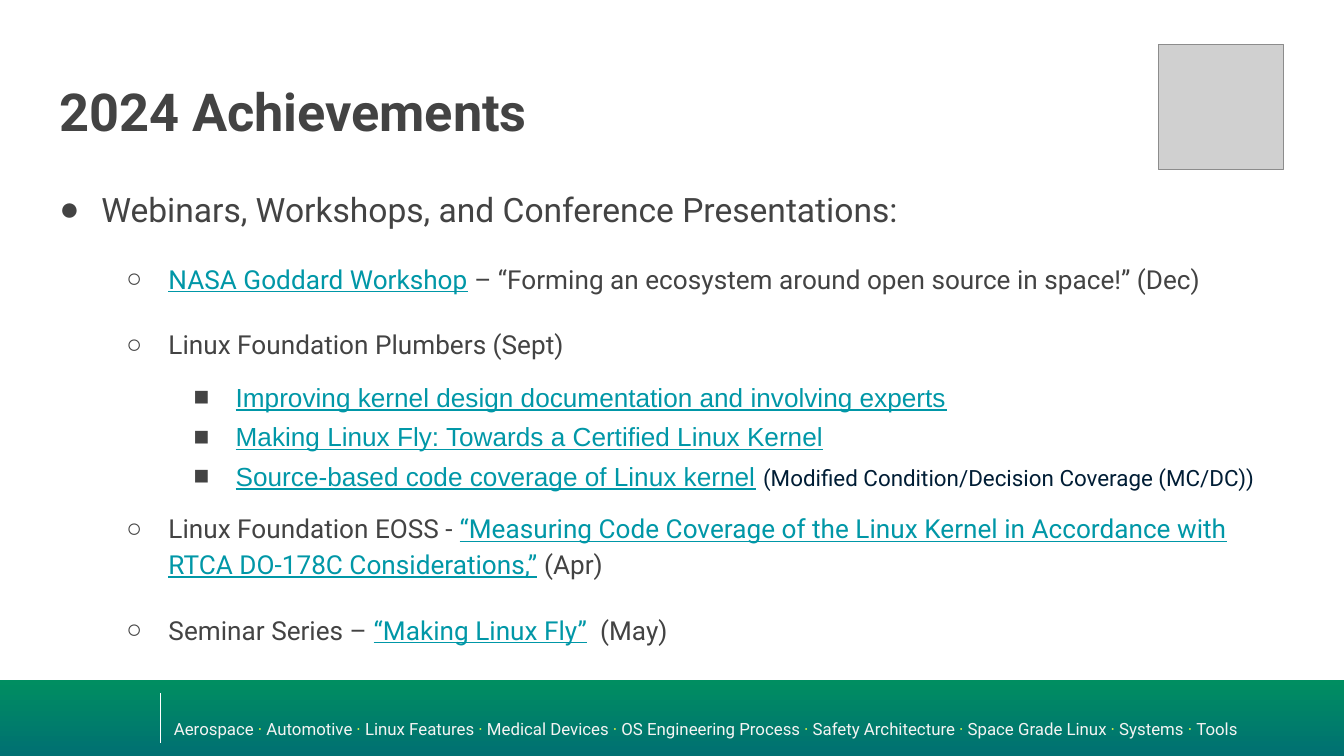
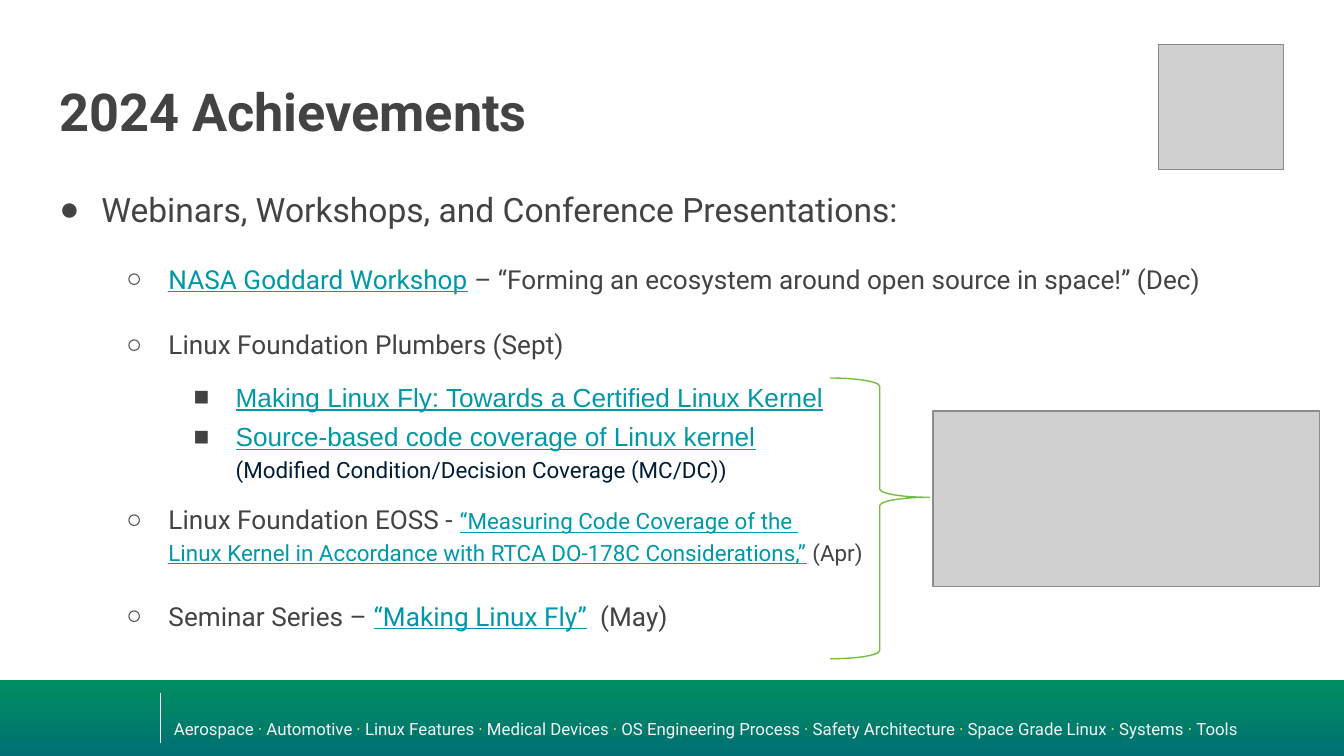
Before and after one commit to elisa-tech/wg-aerospace, a slide deck: slide 4 of presentations/ELISA-aerospace-wg-updates-2025.pptx. Drawn at 1344x756 pixels with LibreOffice and Linux fonts; fonts in the diff are those of the drawing; grey boxes stand for pictures; background and template pictures are left out. Boxes give left, top, right and bottom in pixels: in the first picture for what was removed or moved away, otherwise in the second. Text is boxed around its words. In the diff, an @@ line names an element or a change of style, - is before the commit and + after.

Commit message:
Annual Update: add pictures and breakdown 2025 into a couple slides

```diff
--- a/presentations/ELISA-aerospace-wg-updates-2025.pptx
+++ b/presentations/ELISA-aerospace-wg-updates-2025.pptx
@@ text at box(236, 388, 946, 413): paragraph removed @@
-    ■ Improving kernel design documentation and involving experts
@@ right brace added at box(831, 378, 930, 659), outline #74BF41 0.75 pt @@
@@ picture added at box(933, 411, 1320, 587) @@
@@ text at box(168, 509, 862, 566): size 14 to 12 pt in "“Measuring Code Coverage of the Linux Kernel ..." @@
```
Also in this commit, not shown: 3 other slides changed, 1 slide added.
